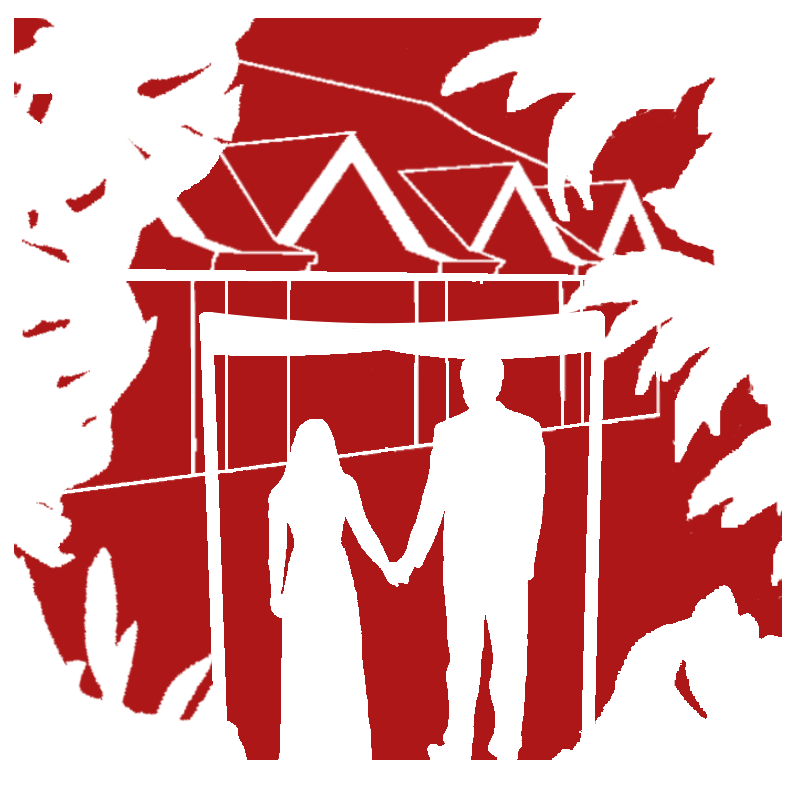
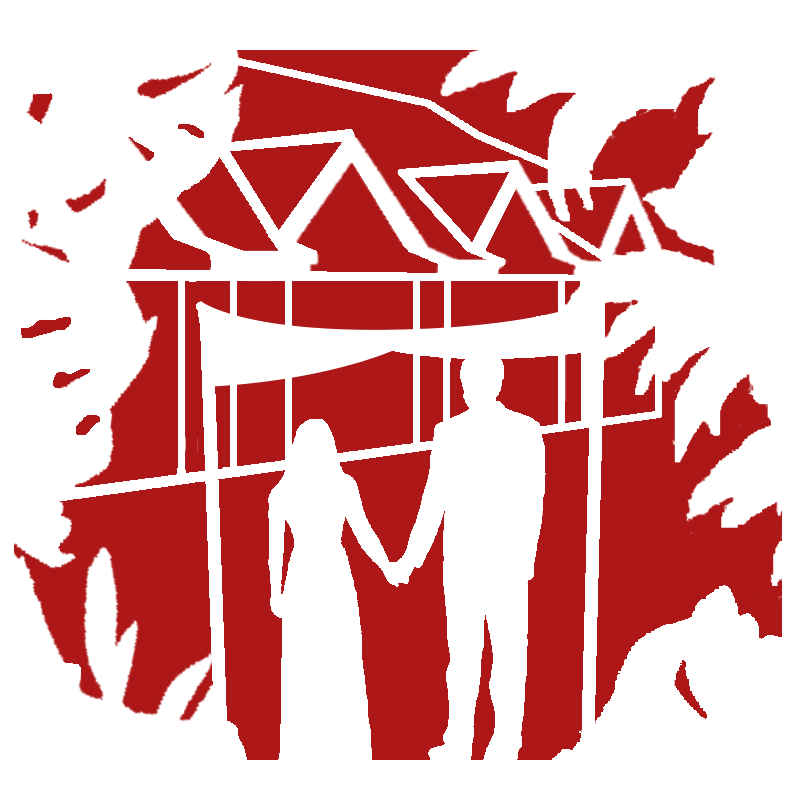
Layer changes from the first 800 × 800 image to the second:
painted on "l lo plants" over box(63, 658, 87, 679)
painted on "lt plants" over box(14, 38, 231, 510)
painted on "border" over box(14, 18, 543, 50)
painted on "bldg withdoors" over box(57, 58, 673, 501)
painted on "Pasted Layer#1" over box(196, 292, 605, 387)
painted on "Pasted Layer" over box(281, 520, 497, 760)
